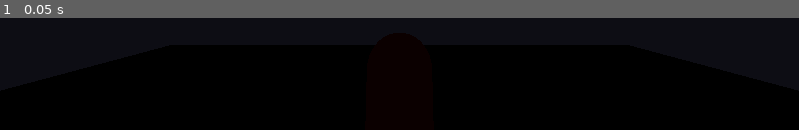
Above: before the commit, frame 1.
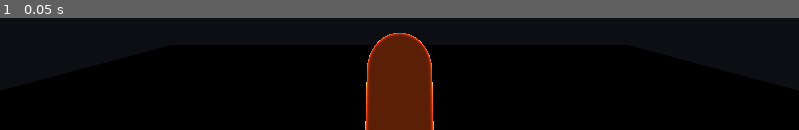
Above: after the commit, the same moment.

Repository: rickscode/Breach-Demo
Game: Godot game, scene res://scenes/levels/test_arena.tscn
Same seed, same stepped clock (60 frames per second), same inputs: the game is played once before the commit and once after it.
Inputs:
- Up to frame 1 (0.05 s): no input

The runs differ from the first frame. In frame 1, 6.6% of the frame differs, in the area x 45-55%, y 13-100%.

Commit message:
Improve player readability against arena floor

Diff:
--- a/scenes/characters/ash.tscn
+++ b/scenes/characters/ash.tscn
@@ -11,8 +11,14 @@
 mid_height = 1.2
 
 [sub_resource type="StandardMaterial3D" id="StandardMaterial3D_1"]
-albedo_color = Color(0.95, 0.3, 0.18, 1)
-roughness = 0.35
+albedo_color = Color(1, 0.45, 0.22, 1)
+roughness = 0.2
+rim_enabled = true
+rim = 0.45
+rim_tint = 0.6
+emission_enabled = true
+emission = Color(1, 0.35, 0.12, 1)
+emission_energy_multiplier = 0.35
 
 [node name="Ash" type="CharacterBody3D"]
 script = ExtResource("1")
--- a/scenes/levels/test_arena.tscn
+++ b/scenes/levels/test_arena.tscn
@@ -7,8 +7,9 @@
 background_color = Color(0.05, 0.05, 0.08, 1)
 
 [sub_resource type="StandardMaterial3D" id="StandardMaterial3D_1"]
-albedo_color = Color(0.18, 0.21, 0.28, 1)
-roughness = 0.9
+albedo_color = Color(0.07, 0.09, 0.13, 1)
+roughness = 0.95
+metallic = 0.05
 
 [node name="TestArena" type="Node3D"]
 
@@ -16,6 +17,7 @@
 transform = Transform3D(0.707107, 0.353553, 0.612372, 0, 0.866025, -0.5, -0.707107, 0.353553, 0.612372, 0, 6, 0)
 light_energy = 4.0
 shadow_enabled = true
+shadow_bias = 0.04
 
 [node name="WorldEnvironment" type="WorldEnvironment" parent="."]
 environment = SubResource("Environment_1")
